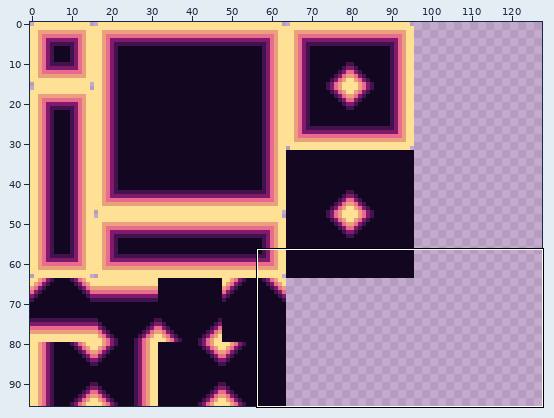
Sprite sheet -- sprites/General Tileset.png. Above: a wide view before the commit, with the close-up outlined.
Close-up. As it was:
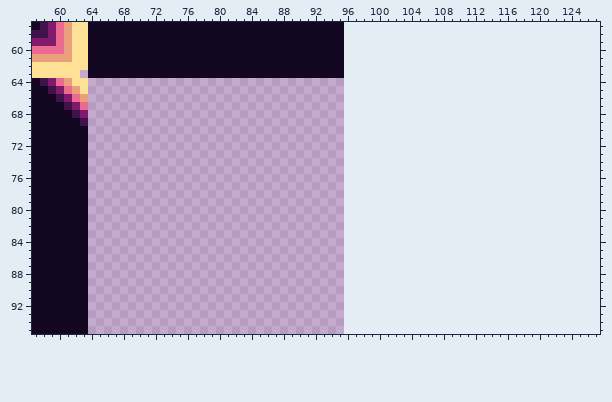
The file is 96x96 pixels. Shown: x 57..127, y 57..95. The old version is drawn lined up with the new one, on the new canvas.
The result:
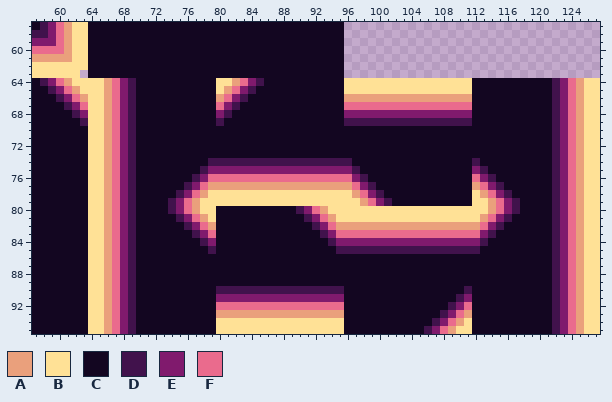
Palette (. is transparent): A #eaa07c  B #ffe196  C #130621  D #41124c  E #801a6d  F #ea6b8d
Changes in this commit:
canvas 96x96 -> 128x96
y 64: x 64..127 ................................................................ -> BBAFEDCCCCCCCCCCBBAFEDCCCCCCCCCCBBBBBBBBBBBBBBBBCCCCCCCCCCDEFABB
y 65: x 64..127 ................................................................ -> BBAFEDCCCCCCCCCCBAFEDCCCCCCCCCCCBBBBBBBBBBBBBBBBCCCCCCCCCCDEFABB
y 66: x 64..127 ................................................................ -> BBAFEDCCCCCCCCCCAFEDCCCCCCCCCCCCAAAAAAAAAAAAAAAACCCCCCCCCCDEFABB
y 67: x 64..127 ................................................................ -> BBAFEDCCCCCCCCCCFEDCCCCCCCCCCCCCFFFFFFFFFFFFFFFFCCCCCCCCCCDEFABB
y 68: x 64..127 ................................................................ -> BBAFEDCCCCCCCCCCEDCCCCCCCCCCCCCCEEEEEEEEEEEEEEEECCCCCCCCCCDEFABB
y 69: x 64..127 ................................................................ -> BBAFEDCCCCCCCCCCDCCCCCCCCCCCCCCCDDDDDDDDDDDDDDDDCCCCCCCCCCDEFABB
y 70..73: x 64..127 ................................................................ -> BBAFEDCCCCCCCCCCCCCCCCCCCCCCCCCCCCCCCCCCCCCCCCCCCCCCCCCCCCDEFABB
y 74: x 64..127 ................................................................ -> BBAFEDCCCCCCCCCDDDDDDDDDDDDDDDDDDCCCCCCCCCCCCCCCDCCCCCCCCCDEFABB
y 75: x 64..127 ................................................................ -> BBAFEDCCCCCCCCDEEEEEEEEEEEEEEEEEEDCCCCCCCCCCCCCCEDCCCCCCCCDEFABB
y 76: x 64..127 ................................................................ -> BBAFEDCCCCCCCDEFFFFFFFFFFFFFFFFFFEDCCCCCCCCCCCCCFEDCCCCCCCDEFABB
y 77: x 64..127 ................................................................ -> BBAFEDCCCCCCDEFAAAAAAAAAAAAAAAAAAFEDCCCCCCCCCCCCAFEDCCCCCCDEFABB
y 78: x 64..127 ................................................................ -> BBAFEDCCCCCDEFABBBBBBBBBBBBBBBBBBAFEDCCCCCCCCCCCBAFEDCCCCCDEFABB
y 79: x 64..127 ................................................................ -> BBAFEDCCCCDEFABBBBBBBBBBBBBBBBBBBBAFEDCCCCCCCCCCBBAFEDCCCCDEFABB
y 80: x 64..127 ................................................................ -> BBAFEDCCCCDEFABBCCCCCCCCCCDEFABBBBBBBBBBBBBBBBBBBBAFEDCCCCDEFABB
y 81: x 64..127 ................................................................ -> BBAFEDCCCCCDEFABCCCCCCCCCCCDEFABBBBBBBBBBBBBBBBBBAFEDCCCCCDEFABB
y 82: x 64..127 ................................................................ -> BBAFEDCCCCCCDEFACCCCCCCCCCCCDEFAAAAAAAAAAAAAAAAAAFEDCCCCCCDEFABB
y 83: x 64..127 ................................................................ -> BBAFEDCCCCCCCDEFCCCCCCCCCCCCCDEFFFFFFFFFFFFFFFFFFEDCCCCCCCDEFABB
y 84: x 64..127 ................................................................ -> BBAFEDCCCCCCCCDECCCCCCCCCCCCCCDEEEEEEEEEEEEEEEEEEDCCCCCCCCDEFABB
y 85: x 64..127 ................................................................ -> BBAFEDCCCCCCCCCDCCCCCCCCCCCCCCCDDDDDDDDDDDDDDDDDDCCCCCCCCCDEFABB
y 86..89: x 64..127 ................................................................ -> BBAFEDCCCCCCCCCCCCCCCCCCCCCCCCCCCCCCCCCCCCCCCCCCCCCCCCCCCCDEFABB
y 90: x 64..127 ................................................................ -> BBAFEDCCCCCCCCCCDDDDDDDDDDDDDDDDCCCCCCCCCCCCCCCDCCCCCCCCCCDEFABB
y 91: x 64..127 ................................................................ -> BBAFEDCCCCCCCCCCEEEEEEEEEEEEEEEECCCCCCCCCCCCCCDECCCCCCCCCCDEFABB
y 92: x 64..127 ................................................................ -> BBAFEDCCCCCCCCCCFFFFFFFFFFFFFFFFCCCCCCCCCCCCCDEFCCCCCCCCCCDEFABB
y 93: x 64..127 ................................................................ -> BBAFEDCCCCCCCCCCAAAAAAAAAAAAAAAACCCCCCCCCCCCDEFACCCCCCCCCCDEFABB
y 94: x 64..127 ................................................................ -> BBAFEDCCCCCCCCCCBBBBBBBBBBBBBBBBCCCCCCCCCCCDEFABCCCCCCCCCCDEFABB
y 95: x 64..127 ................................................................ -> BBAFEDCCCCCCCCCCBBBBBBBBBBBBBBBBCCCCCCCCCCDEFABBCCCCCCCCCCDEFABB
Where, in picture pixels (left, top, right, bottom), the same in both close-ups:
added: (88, 78, 600, 334)
